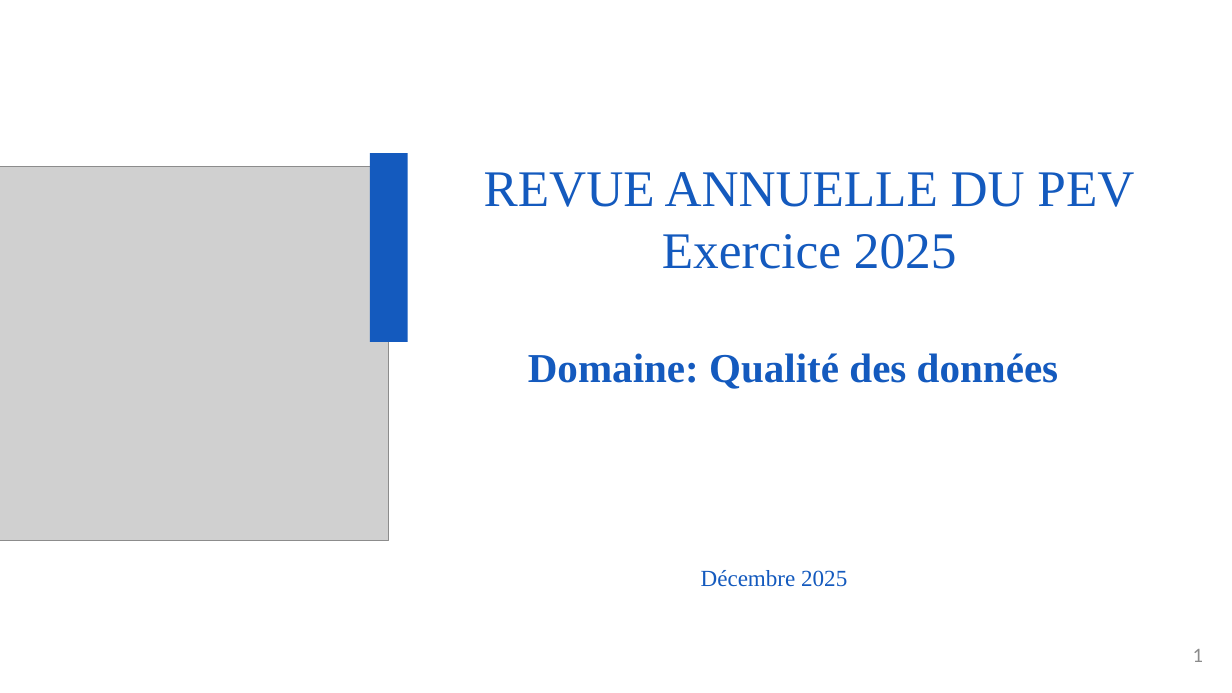
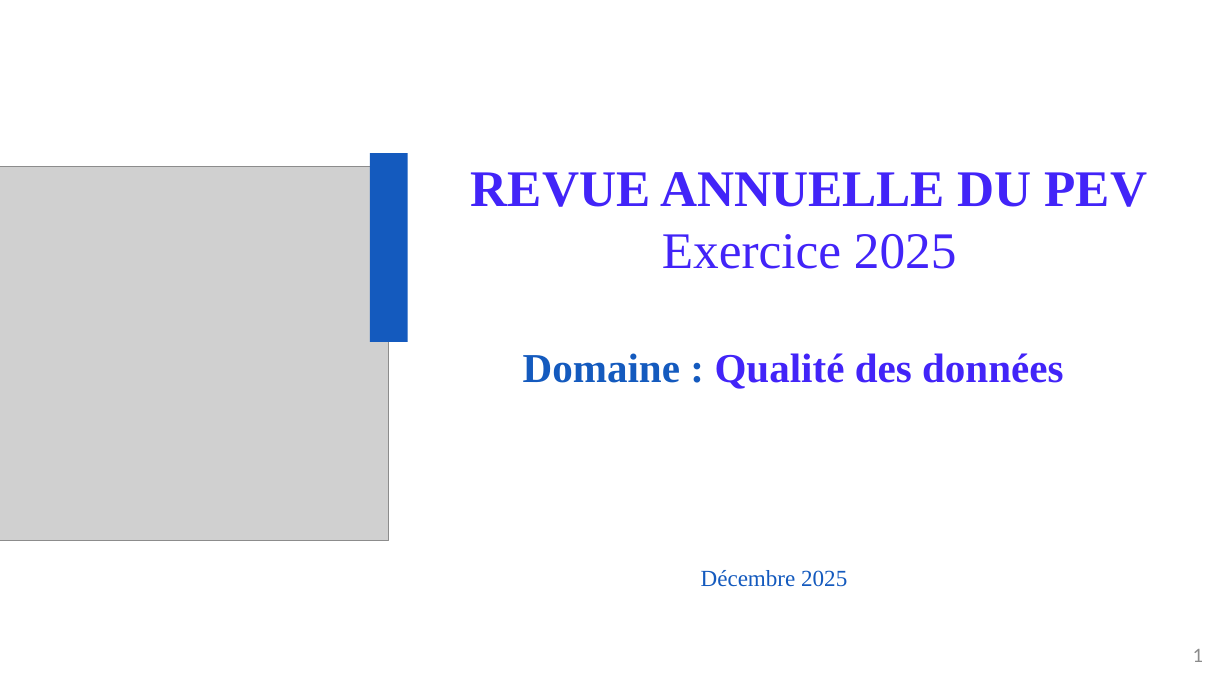
Before and after one commit to WHO-IST-CA/revue_annuelle, a slide deck: slide 1 of docs/epi/presentations/j1/Revue annuelle-PEV_qualité des données-14122025.pptx. Drawn at 1232x693 pixels with LibreOffice and Linux fonts; fonts in the diff are those of the drawing; grey boxes stand for pictures. Boxes give left, top, right and bottom in pixels: in the first picture for what was removed or moved away, otherwise in the second. Text is boxed around its words. In the diff, an @@ line names an element or a change of style, - is before the commit and + after.

```diff
--- a/docs/epi/presentations/j1/Revue annuelle-PEV_qualité des données-14122025.pptx
+++ b/docs/epi/presentations/j1/Revue annuelle-PEV_qualité des données-14122025.pptx
@@ text "REVUE ANNUELLE DU PEV" at (471, 172, 1148, 269): text colour #145ABE to #4224F8; bold on in "REVUE ANNUELLE DU PEV" @@
@@ text at (523, 353, 1063, 389): text changed; text colour #145ABE to #4224F8 @@
-Domaine: Qualité des données
+Domaine : Qualité des données
```
Also in this commit, not shown: 16 other slides changed, 6 slides added, 1 slide removed, 1 other file.
